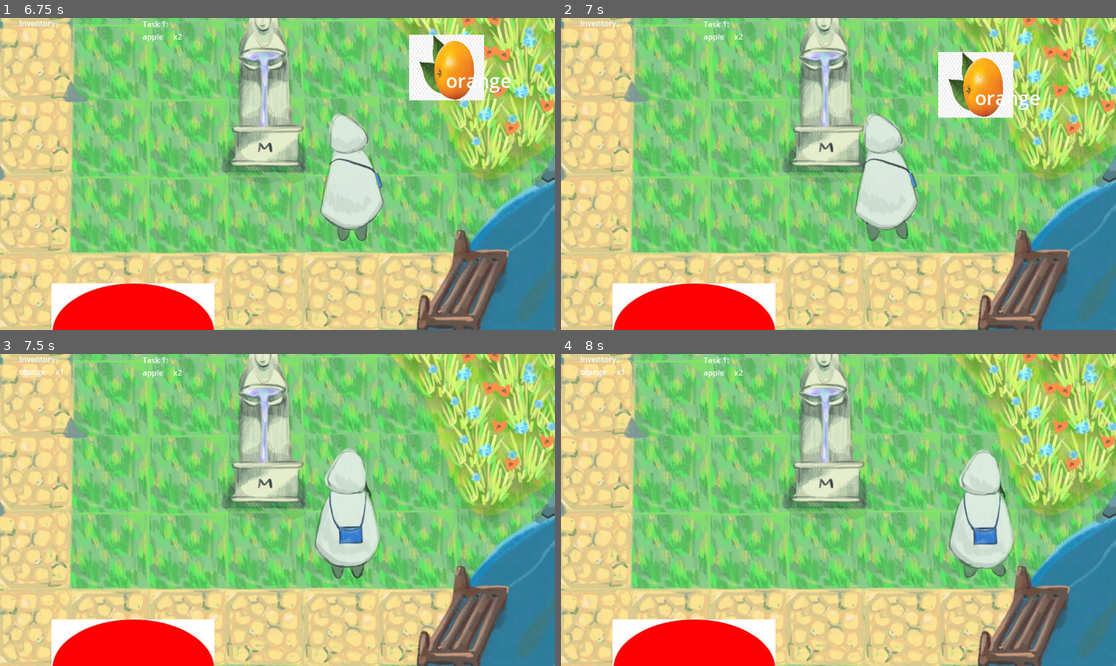
Above: before the commit, frames 1-4 (two rows, left to right).
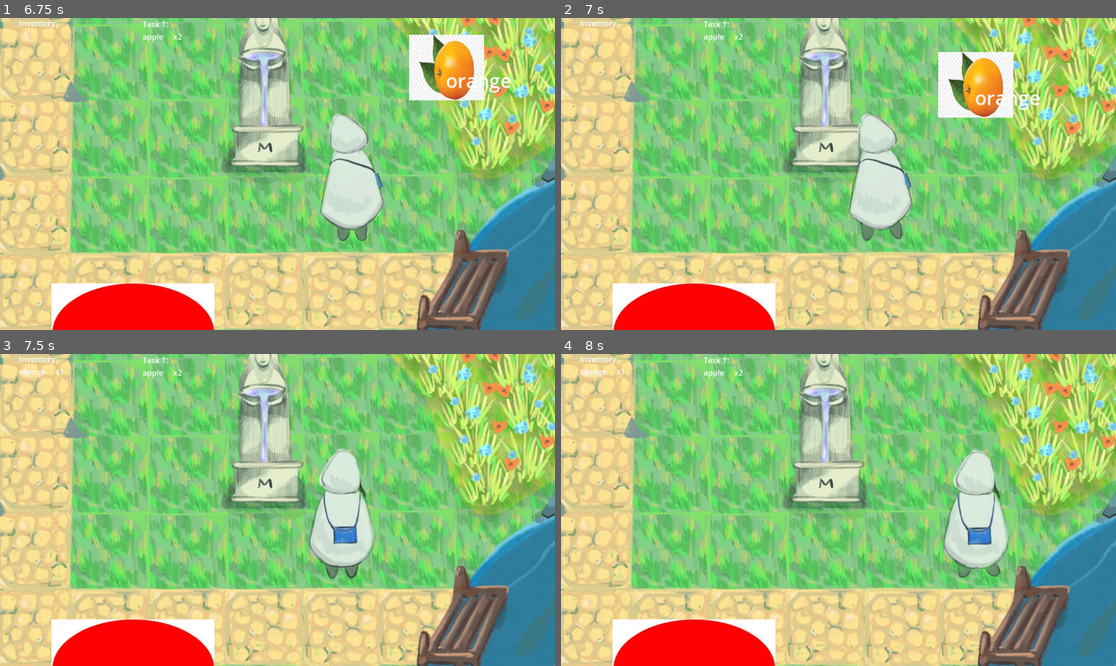
Above: after the commit, the same moments.

Repository: SakthivelanPandy/CamJam2025
Game: Godot game, scene res://scenes/game.tscn
Two runs of this game, one before a commit and one after it. Both use one fixed random seed, a clock stepped at 60 frames per second and the inputs below.
Inputs:
- Up to frame 1 (6.75 s): tap Enter (ui_accept) at 0.5, 0.77, 1.52, 3.02, 3.77, 4.52, 6.02 s; hold Right (ui_right) 0.53-2.03 s; hold Left (ui_left) 2.03-2.78 s; hold Right (ui_right) 2.78-4.28 s; hold Left (ui_left) 4.28-5.03 s; hold Right (ui_right) 5.03-5.78 s; hold Left (ui_left) from 5.78 s (still down)
- Up to frame 2 (7 s): keep holding Left (ui_left); tap Enter (ui_accept) at 6.77 s
- Up to frame 3 (7.5 s): release Left (ui_left) at 7.28 s; hold Right (ui_right) from 7.28 s (still down)
- Up to frame 4 (8 s): keep holding Right (ui_right); tap Enter (ui_accept) at 7.52 s

Frame 1 is identical in both runs. In frame 2, 1.4% of the frame differs, in the area x 51-65%, y 30-72%; in frame 3, 1.7%, in the area x 55-69%, y 30-73%; in frame 4, 1.7%.

Commit message:
added puzzle

Diff:
--- /dev/null
+++ b/scenes/flip_square_puzzle.tscn
@@ -0,0 +1,124 @@
+[gd_scene load_steps=11 format=3 uid="uid://wm31m20fa6yc"]
+
+[ext_resource type="Script" path="res://scripts/flipSquarePuzzleScripts/flip_square_puzzle.gd" id="1_ltx0g"]
+[ext_resource type="Script" path="res://scripts/flipSquarePuzzleScripts/button_1.gd" id="2_edqtd"]
+[ext_resource type="Script" path="res://scripts/flipSquarePuzzleScripts/button_2.gd" id="3_hed7t"]
+[ext_resource type="Script" path="res://scripts/flipSquarePuzzleScripts/button_3.gd" id="4_necdo"]
+[ext_resource type="Script" path="res://scripts/flipSquarePuzzleScripts/button_4.gd" id="5_5o27v"]
+[ext_resource type="Script" path="res://scripts/flipSquarePuzzleScripts/button_5.gd" id="6_0w7f7"]
+[ext_resource type="Script" path="res://scripts/flipSquarePuzzleScripts/button_6.gd" id="7_m4im4"]
+[ext_resource type="Script" path="res://scripts/flipSquarePuzzleScripts/button_7.gd" id="8_3sbfg"]
+[ext_resource type="Script" path="res://scripts/flipSquarePuzzleScripts/button_8.gd" id="9_pl7tc"]
+[ext_resource type="Script" path="res://scripts/flipSquarePuzzleScripts/button_9.gd" id="10_bybb8"]
+
+[node name="flipSquarePuzzle" type="Control"]
+layout_mode = 3
+anchors_preset = 15
+anchor_right = 1.0
+anchor_bottom = 1.0
+grow_horizontal = 2
+grow_vertical = 2
+script = ExtResource("1_ltx0g")
+
+[node name="Button1" type="Button" parent="."]
+layout_mode = 0
+offset_left = 192.0
+offset_top = 64.0
+offset_right = 210.0
+offset_bottom = 95.0
+scale = Vector2(1.49728, 1.07798)
+script = ExtResource("2_edqtd")
+
+[node name="Button2" type="Button" parent="."]
+offset_left = 320.0
+offset_top = 64.0
+offset_right = 328.0
+offset_bottom = 72.0
+scale = Vector2(1.00284, 1.08169)
+script = ExtResource("3_hed7t")
+
+[node name="Button3" type="Button" parent="."]
+offset_left = 448.0
+offset_top = 64.0
+offset_right = 456.0
+offset_bottom = 72.0
+script = ExtResource("4_necdo")
+
+[node name="Button4" type="Button" parent="."]
+offset_left = 192.0
+offset_top = 192.0
+offset_right = 200.0
+offset_bottom = 200.0
+script = ExtResource("5_5o27v")
+
+[node name="Button5" type="Button" parent="."]
+offset_left = 320.0
+offset_top = 192.0
+offset_right = 328.0
+offset_bottom = 200.0
+script = ExtResource("6_0w7f7")
+
+[node name="Button6" type="Button" parent="."]
+offset_left = 448.0
+offset_top = 192.0
+offset_right = 456.0
+offset_bottom = 200.0
+script = ExtResource("7_m4im4")
+
+[node name="Button7" type="Button" parent="."]
+offset_left = 192.0
+offset_top = 320.0
+offset_right = 200.0
+offset_bottom = 328.0
+script = ExtResource("8_3sbfg")
+
+[node name="Button8" type="Button" parent="."]
+offset_left = 320.0
+offset_top = 320.0
+offset_right = 328.0
+offset_bottom = 328.0
+script = ExtResource("9_pl7tc")
+
+[node name="Button9" type="Button" parent="."]
+offset_left = 448.0
+offset_top = 320.0
+offset_right = 456.0
+offset_bottom = 328.0
+script = ExtResource("10_bybb8")
+
+[node name="Next" type="Button" parent="."]
+layout_mode = 0
+offset_left = 528.0
+offset_top = 72.0
+offset_right = 573.0
+offset_bottom = 103.0
+scale = Vector2(2.17233, 2.29461)
+text = "Next"
+
+[node name="Back" type="Button" parent="."]
+layout_mode = 0
+offset_left = 16.0
+offset_top = 88.0
+offset_right = 61.0
+offset_bottom = 119.0
+scale = Vector2(1.87498, 1.86273)
+text = "Back"
+
+[node name="Label" type="Label" parent="."]
+layout_mode = 0
+offset_right = 40.0
+offset_bottom = 23.0
+scale = Vector2(1.953, 2.29953)
+text = "Get all heads to unlock the door"
+
+[connection signal="pressed" from="Button1" to="." method="_on_button_1_pressed"]
+[connection signal="pressed" from="Button2" to="." method="_on_button_2_pressed"]
+[connection signal="pressed" from="Button3" to="." method="_on_button_3_pressed"]
+[connection signal="pressed" from="Button4" to="." method="_on_button_4_pressed"]
+[connection signal="pressed" from="Button5" to="." method="_on_button_5_pressed"]
+[connection signal="pressed" from="Button6" to="." method="_on_button_6_pressed"]
+[connection signal="pressed" from="Button7" to="." method="_on_button_7_pressed"]
+[connection signal="pressed" from="Button8" to="." method="_on_button_8_pressed"]
+[connection signal="pressed" from="Button9" to="." method="_on_button_9_pressed"]
+[connection signal="pressed" from="Next" to="." method="_on_next_pressed"]
+[connection signal="pressed" from="Back" to="." method="_on_back_pressed"]
--- a/scenes/game.tscn
+++ b/scenes/game.tscn
@@ -13,7 +13,7 @@
 [ext_resource type="AudioStream" uid="uid://vjeq305x7s2f" path="res://assets/Music/background.mp3" id="8_sxxbm"]
 
 [sub_resource type="RectangleShape2D" id="RectangleShape2D_m36pm"]
-size = Vector2(148.333, 528.333)
+size = Vector2(148.333, 411.666)
 
 [sub_resource type="RectangleShape2D" id="RectangleShape2D_qcjxi"]
 size = Vector2(331.667, 528.75)
@@ -38,7 +38,7 @@
 scale = Vector2(0.6, 0.6)
 
 [node name="CollisionShape2D" type="CollisionShape2D" parent="StaticBody2D"]
-position = Vector2(-180.833, -85.8333)
+position = Vector2(-180.833, -144.167)
 shape = SubResource("RectangleShape2D_m36pm")
 
 [node name="StaticBody2D2" type="StaticBody2D" parent="."]
--- /dev/null
+++ b/scripts/area_2d_2.gd
@@ -0,0 +1,5 @@
+extends Area2D
+
+
+func _on_body_entered(body: Node2D) -> void:
+	get_tree().change_scene_to_file("res://scenes/flip_square_puzzle.tscn")
--- /dev/null
+++ b/scripts/flipSquarePuzzleScripts/button_1.gd
@@ -0,0 +1,14 @@
+extends Button
+
+var neighbors_index = [1,2,4]
+var facing = 0 # 0 for Tail and 1 for Head
+
+func flip():
+	facing = 1-facing
+
+# Called every frame. 'delta' is the elapsed time since the previous frame.
+func _process(delta: float) -> void:
+	if facing == 0:
+		text = "T"
+	else:
+		text = "H"
--- /dev/null
+++ b/scripts/flipSquarePuzzleScripts/button_2.gd
@@ -0,0 +1,15 @@
+extends Button
+
+var neighbors_index = [1,2,3,5]
+# Called when the node enters the scene tree for the first time.
+var facing = 0 # 0 for Tail and 1 for Head
+
+func flip():
+	facing = 1-facing
+
+# Called every frame. 'delta' is the elapsed time since the previous frame.
+func _process(delta: float) -> void:
+	if facing == 0:
+		text = "T"
+	else:
+		text = "H"
--- /dev/null
+++ b/scripts/flipSquarePuzzleScripts/button_3.gd
@@ -0,0 +1,15 @@
+extends Button
+
+var neighbors_index = [2,3,6]
+# Called when the node enters the scene tree for the first time.
+var facing = 0 # 0 for Tail and 1 for Head
+
+func flip():
+	facing = 1-facing
+
+# Called every frame. 'delta' is the elapsed time since the previous frame.
+func _process(delta: float) -> void:
+	if facing == 0:
+		text = "T"
+	else:
+		text = "H"
--- /dev/null
+++ b/scripts/flipSquarePuzzleScripts/button_4.gd
@@ -0,0 +1,15 @@
+extends Button
+
+var neighbors_index = [1,4,5,7]
+# Called when the node enters the scene tree for the first time.
+var facing = 0 # 0 for Tail and 1 for Head
+
+func flip():
+	facing = 1-facing
+
+# Called every frame. 'delta' is the elapsed time since the previous frame.
+func _process(delta: float) -> void:
+	if facing == 0:
+		text = "T"
+	else:
+		text = "H"
--- /dev/null
+++ b/scripts/flipSquarePuzzleScripts/button_5.gd
@@ -0,0 +1,15 @@
+extends Button
+
+var neighbors_index = [2,4,5,6,8]
+# Called when the node enters the scene tree for the first time.
+var facing = 0 # 0 for Tail and 1 for Head
+
+func flip():
+	facing = 1-facing
+
+# Called every frame. 'delta' is the elapsed time since the previous frame.
+func _process(delta: float) -> void:
+	if facing == 0:
+		text = "T"
+	else:
+		text = "H"
--- /dev/null
+++ b/scripts/flipSquarePuzzleScripts/button_6.gd
@@ -0,0 +1,15 @@
+extends Button
+
+var neighbors_index = [3,5,6,9]
+# Called when the node enters the scene tree for the first time.
+var facing = 0 # 0 for Tail and 1 for Head
+
+func flip():
+	facing = 1-facing
+
+# Called every frame. 'delta' is the elapsed time since the previous frame.
+func _process(delta: float) -> void:
+	if facing == 0:
+		text = "T"
+	else:
+		text = "H"
--- /dev/null
+++ b/scripts/flipSquarePuzzleScripts/button_7.gd
@@ -0,0 +1,15 @@
+extends Button
+
+var neighbors_index = [4,7,8]
+# Called when the node enters the scene tree for the first time.
+var facing = 0 # 0 for Tail and 1 for Head
+
+func flip():
+	facing = 1-facing
+
+# Called every frame. 'delta' is the elapsed time since the previous frame.
+func _process(delta: float) -> void:
+	if facing == 0:
+		text = "T"
+	else:
+		text = "H"
--- /dev/null
+++ b/scripts/flipSquarePuzzleScripts/button_8.gd
@@ -0,0 +1,15 @@
+extends Button
+
+var neighbors_index = [5,7,8,9]
+# Called when the node enters the scene tree for the first time.
+var facing = 0 # 0 for Tail and 1 for Head
+
+func flip():
+	facing = 1-facing
+
+# Called every frame. 'delta' is the elapsed time since the previous frame.
+func _process(delta: float) -> void:
+	if facing == 0:
+		text = "T"
+	else:
+		text = "H"
--- /dev/null
+++ b/scripts/flipSquarePuzzleScripts/button_9.gd
@@ -0,0 +1,15 @@
+extends Button
+
+var neighbors_index = [6,8,9]
+# Called when the node enters the scene tree for the first time.
+var facing = 0 # 0 for Tail and 1 for Head
+
+func flip():
+	facing = 1-facing
+
+# Called every frame. 'delta' is the elapsed time since the previous frame.
+func _process(delta: float) -> void:
+	if facing == 0:
+		text = "T"
+	else:
+		text = "H"
--- /dev/null
+++ b/scripts/flipSquarePuzzleScripts/flip_square_puzzle.gd
@@ -0,0 +1,116 @@
+extends Control
+
+@onready var b1 = $Button1
+@onready var b2 = $Button2
+@onready var b3 = $Button3
+@onready var b4 = $Button4
+@onready var b5 = $Button5
+@onready var b6 = $Button6
+@onready var b7 = $Button7
+@onready var b8 = $Button8
+@onready var b9 = $Button9
+@onready var next = $Next
+@onready var back = $Back
+
+var puzzles = [[b2,b5,b8],[b4,b5,b6],[b2,b3,b4,b6,b7,b8]]
+# Called when the node enters the scene tree for the first time.
+func _ready() -> void:
+	generate_puzzle()
+	next.visible = false
+	back.visible = true
+
+func all_head():
+	return b1.facing and b2.facing and b3.facing and b4.facing and b5.facing and b6.facing and b7.facing and b8.facing and b9.facing
+
+func generate_puzzle():
+	var n = randi() % 3
+	if n==0:
+		b2.flip()
+		b5.flip()
+		b8.flip()
+	if n==1:
+		b4.flip()
+		b5.flip()
+		b6.flip()
+	if n==2:
+		b2.flip()
+		b3.flip()
+		b4.flip()
+		b6.flip()
+		b7.flip()
+		b8.flip()
+
+# Called every frame. 'delta' is the elapsed time since the previous frame.
+
+
+func _on_button_1_pressed() -> void:
+	b1.flip()
+	b2.flip()
+	b4.flip()
+
+
+func _on_button_2_pressed() -> void:
+	b1.flip()
+	b2.flip()
+	b3.flip()
+	b5.flip()
+
+
+func _on_button_3_pressed() -> void:
+	b2.flip()
+	b3.flip()
+	b6.flip()
+
+
+func _on_button_4_pressed() -> void:
+	b1.flip()
+	b4.flip()
+	b5.flip()
+	b7.flip()
+
+
+func _on_button_5_pressed() -> void:
+	b2.flip()
+	b4.flip()
+	b5.flip()
+	b6.flip()
+	b8.flip()
+
+
+func _on_button_6_pressed() -> void:
+	b3.flip()
+	b5.flip()
+	b6.flip()
+	b9.flip()
+
+
+func _on_button_7_pressed() -> void:
+	b4.flip()
+	b7.flip()
+	b8.flip()
+
+
+func _on_button_8_pressed() -> void:
+	b5.flip()
+	b7.flip()
+	b8.flip()
+	b9.flip()
+
+
+func _on_button_9_pressed() -> void:
+	b6.flip()
+	b8.flip()
+	b9.flip()
+
+func _process(delta: float) -> void:
+	if all_head():
+		next.visible = true
+
+
+func _on_next_pressed() -> void:
+	get_tree().change_scene_to_file("res://scenes/perfume_house.tscn")
+
+
+
+func _on_back_pressed() -> void:
+	get_tree().change_scene_to_file("res://scenes/game.tscn")
--- a/scripts/house.gd
+++ b/scripts/house.gd
@@ -13,4 +13,4 @@
 
 func _on_body_entered(body: Node2D) -> void:
 	if body.is_in_group("player"):
-		get_tree().change_scene_to_file("res://scenes/perfume_house.tscn")
+		get_tree().change_scene_to_file("res://scenes/flip_square_puzzle.tscn")
Binary file added: assets/cry.png
Not shown, added: assets/cry.png.import
Binary file added: assets/smile.png
Not shown, added: assets/smile.png.import
